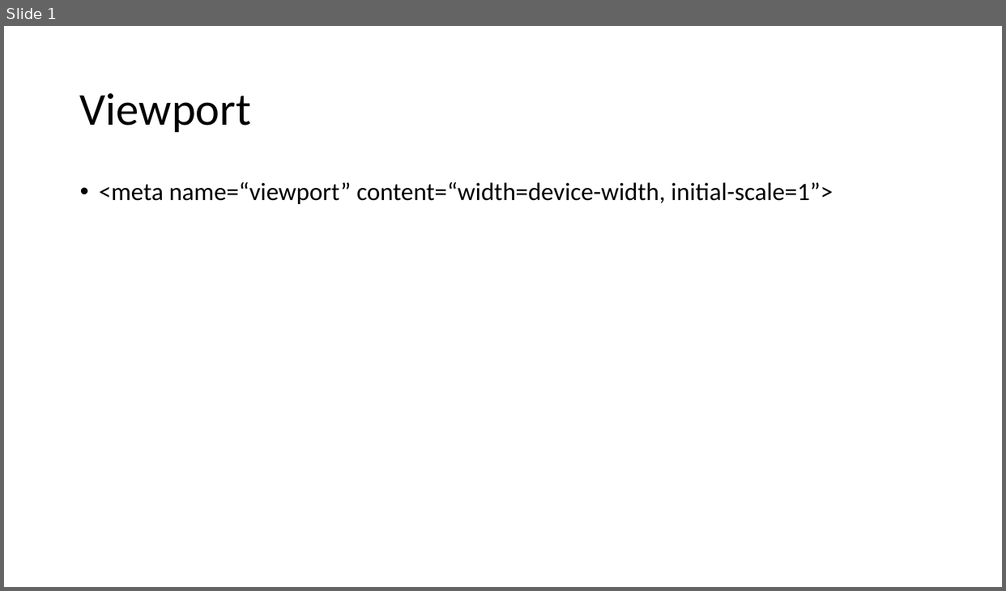
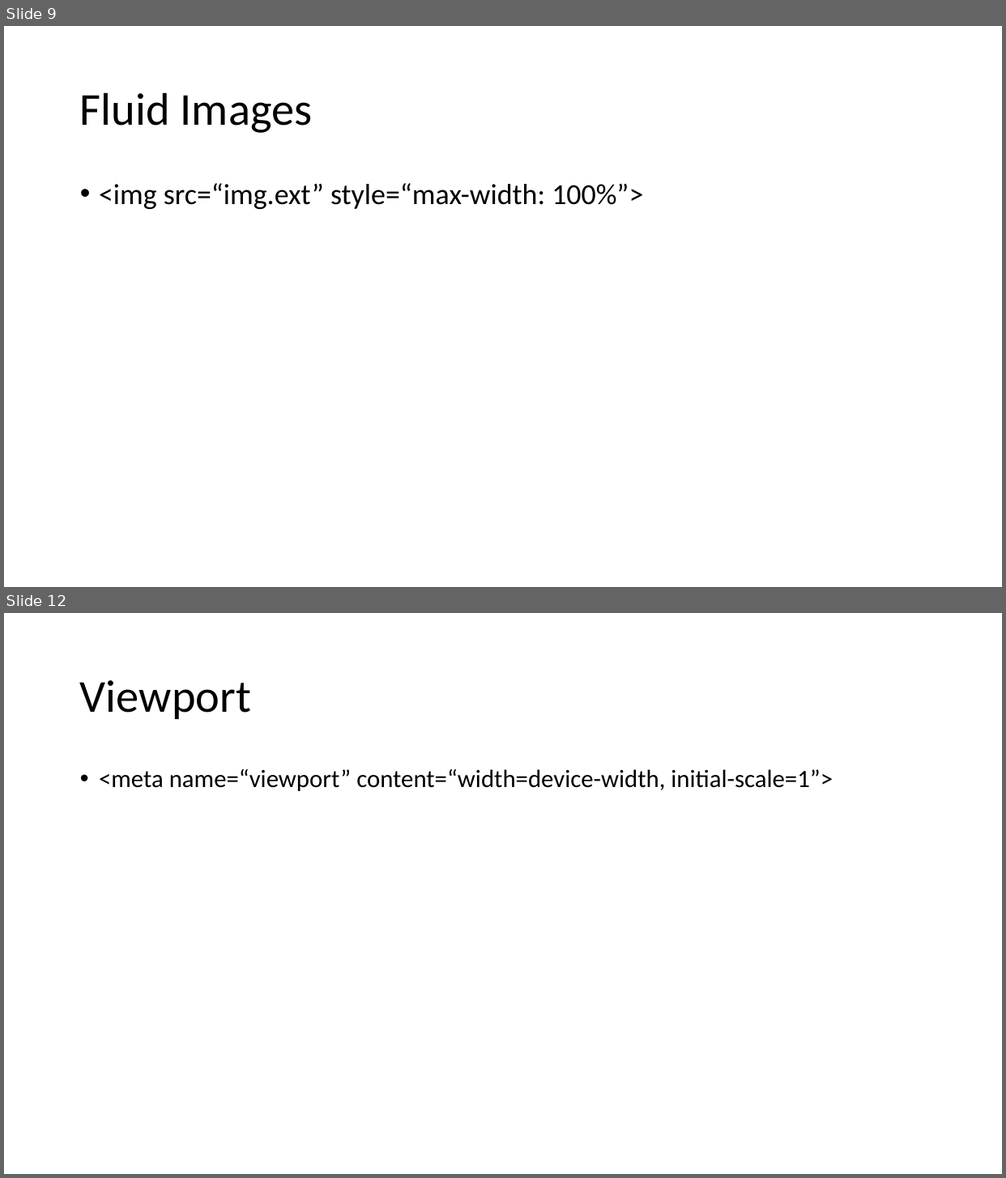
Before and after one commit to mlybrand/ResponsiveWebDesign, a slide deck: presentation/ResponsiveWebDesign.pptx. Shown one above the other, each under a label of ours: slide 1 before the commit, slides 9 and 12 after it; the slides between them are not shown. The pictures are 1006x591 and 1006x1178 pixels, drawn with LibreOffice and Linux fonts; fonts in the diff are those of the drawing. Boxes give left, top, right and bottom in pixels: in the first picture for what was removed or moved away, otherwise in the second. Text is boxed around its words. In the diff, an @@ line names an element or a change of style, - is before the commit and + after.

```diff
--- a/presentation/ResponsiveWebDesign.pptx
+++ b/presentation/ResponsiveWebDesign.pptx
@@ slide 9 added at bbox=[4, 26, 1002, 587], background #FFFFFF @@
@@ title added at bbox=[80, 92, 313, 133], 44 pt, text #000000 @@
+Fluid Images
@@ text added at bbox=[99, 183, 643, 209], 28 pt, text #000000 @@
+• <img src=“img.ext” style=“max-width: 100%”>
@@ what was slide 1 is now slide 12 @@
```
Also in this commit, not shown: 1 slide changed, 9 other slides added.
